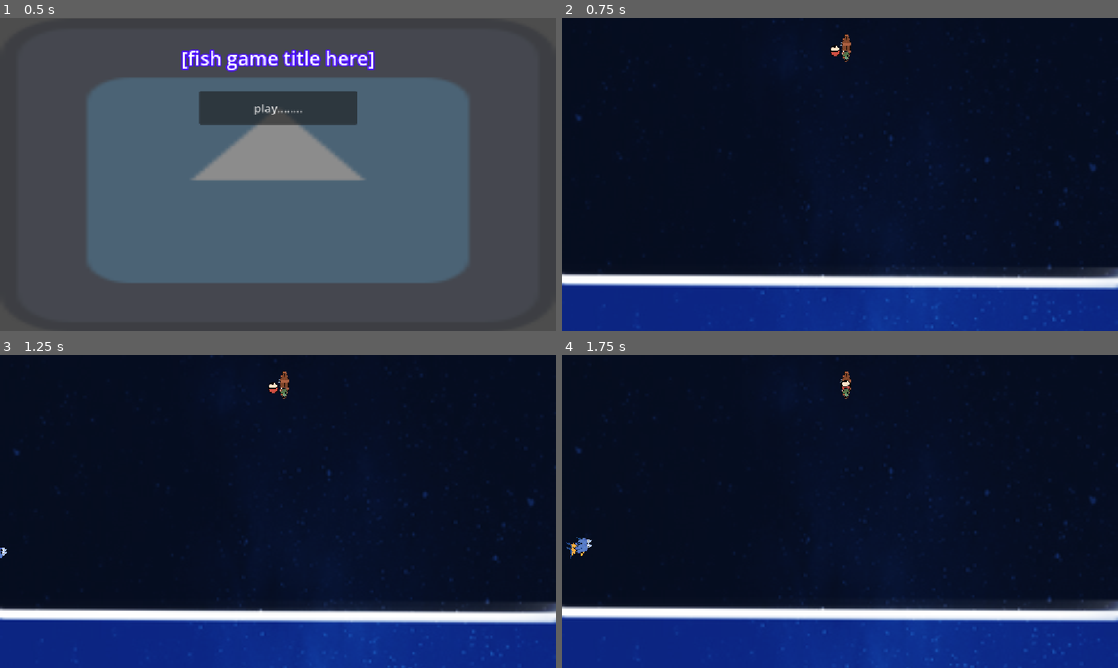
Above: before the commit, frames 1-4 (two rows, left to right).
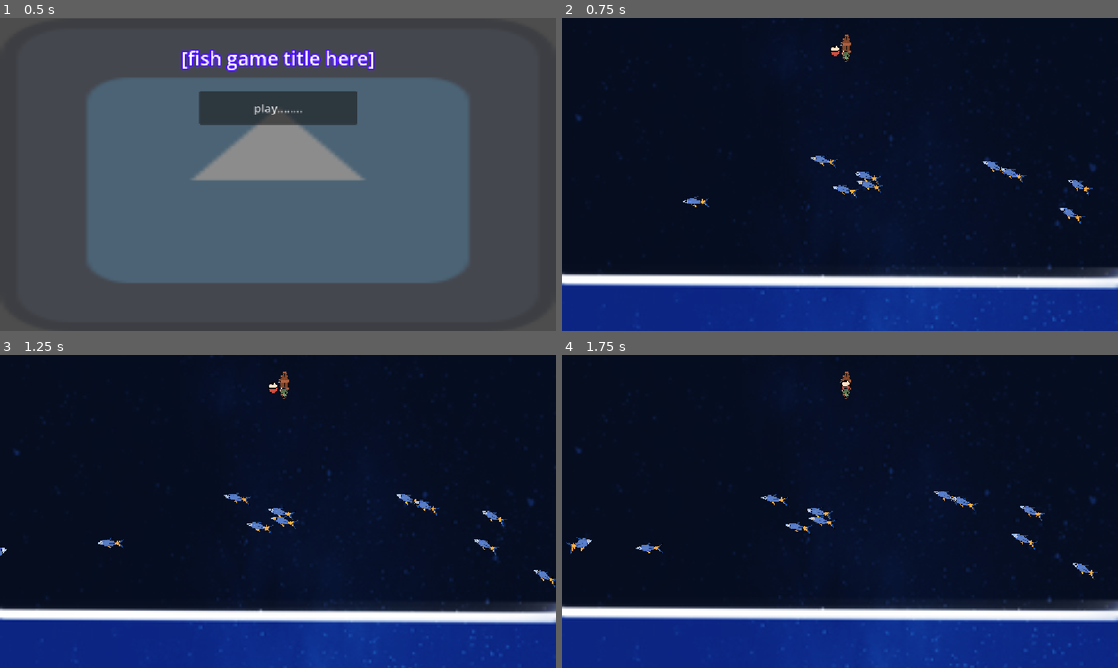
Above: after the commit, the same moments.

Repository: Logabe/fiiiiih
Game: Godot game, scene res://main_menu.tscn
Two runs of this game, one before a commit and one after it. Both use one fixed random seed, a clock stepped at 60 frames per second and the inputs below. The engine's default icon, where the game draws it, is replaced by a stand-in: a white triangle on a blue panel in a dark square.
Inputs (mouse positions are in pixels of both pictures, inside the frame that each line leads up to):
- Up to frame 1 (0.5 s): no input
- Up to frame 2 (0.75 s): click "play........" at 0.5 s
- Up to frame 3 (1.25 s): no input
- Up to frame 4 (1.75 s): tap Enter at 1.25 s; move the mouse to (962, 495) at 1.27 s; press the mouse at (962, 495) at 1.28 s; hold Right from 1.28 s (still down)

Frame 1 is identical in both runs. In frame 2, 0.7% of the frame differs, in the area x 21-96%, y 43-66%; in frame 3, 0.8%; in frame 4, 0.9%, in the area x 0-97%, y 43-72%.

Commit message:
wow wow gameplay!!

Diff:
--- a/boat.gd
+++ b/boat.gd
@@ -3,7 +3,7 @@
 var castOrigin
 var initialClickPos
 var isCastIntersectingFish
-var currentFish # the fish that's currently on the line
+var currentFish: Node # the fish that's currently on the line
 @onready var line: Line2D = $Line2D
 
 # Called when the node enters the scene tree for the first time.
@@ -13,6 +13,7 @@
 
 # Called every frame. 'delta' is the elapsed time since the previous frame.
 func _process(delta: float) -> void:
+	line.visible = Input.is_action_pressed("left_click")
 
 	if Input.is_action_just_pressed("left_click"):
 		initialClickPos = get_viewport().get_mouse_position()
@@ -28,10 +29,13 @@
 	elif Input.is_action_just_released("left_click"):
 		if isCastIntersectingFish == true:
 			var scene = preload("res://constellation/constellation.tscn").instantiate()
+			get_tree().paused = true
+			var biggie = currentFish.is_in_group("big_fish")
+			if biggie:
+				scene.pattern = scene.patterns["delphinus"]
 			add_sibling(scene)
 			scene.global_position = Vector2.ZERO
-			get_tree().paused = true
-			scene.won.connect(_on_game_won)
+			scene.won.connect(_on_game_won if biggie else close_game)
 			scene.lost.connect(close_game)
 
 func _on_cast_point_area_entered(area: Area2D) -> void:
@@ -45,6 +49,7 @@
 func _on_game_won():
 	var scene = preload("res://pop-up ui.tscn").instantiate()
 	add_sibling(scene)
+	await scene.visibility_changed
 	close_game()
 
 func close_game():
--- a/constellation/constellation.gd
+++ b/constellation/constellation.gd
@@ -13,21 +13,23 @@
 var added_counter = 0
 var connected_counter = 0
 
+var can_draw = false
 var center = Vector2(1152, 648) / 2
-var can_draw = false
+var pattern
 
 func _ready() -> void:
-	var pattern = patterns["delphinus"]
-	points = pattern.points.duplicate()
-	#for i in 5:
-		#points.append(Vector2(randf_range(-300, 300), randf_range(-300, 300)) + center)
+	if pattern:
+		points = pattern.points.duplicate()
+	else:
+		for i in 3 + int(sqrt(Globals.fish_caught)):
+			points.append(Vector2(randf_range(-300, 300), randf_range(-300, 300)) + center)
 
 	var tween = create_tween()
 	for point in points:
 		tween.tween_callback(add_point)
 		tween.tween_interval(delay)
 
-	if pattern.last_point != -1:
+	if pattern and pattern.last_point != -1:
 		tween.tween_callback(twinkle.bind(pattern.last_point))
 		points.append(points[pattern.last_point])
 	reel.add_point(get_global_mouse_position())
@@ -70,6 +72,7 @@
 			tween.tween_interval(0.5)
 			tween.tween_callback(won.emit)
 			tween.tween_callback(queue_free)
+			Globals.fish_caught += 1
 
 	elif node != stars[connected_counter-1]:
 		reel.default_color = Color.RED
--- a/constellation/npc fish.tscn
+++ b/constellation/npc fish.tscn
@@ -1,5 +1,6 @@
 [gd_scene format=3 uid="uid://bylfns1qqpyyd"]
 
+[ext_resource type="Script" uid="uid://cg8ws44cmk4o1" path="res://constellation/npc_fish.gd" id="1_i7d3o"]
 [ext_resource type="Texture2D" uid="uid://di03ipqr1y6q0" path="res://assets/default fish.webp" id="1_s0nb8"]
 
 [sub_resource type="CapsuleShape2D" id="CapsuleShape2D_t1rg7"]
@@ -7,6 +8,8 @@
 height = 504.0
 
 [node name="PathFollow2D" type="PathFollow2D" unique_id=2109637838]
+scale = Vector2(0.1, 0.1)
+script = ExtResource("1_i7d3o")
 
 [node name="Area2D" type="Area2D" parent="." unique_id=1221102824]
 collision_layer = 2
--- a/constellation/npc_fish.gd
+++ b/constellation/npc_fish.gd
@@ -1,11 +1,12 @@
 extends PathFollow2D
 
+var speed = 100
 
 # Called when the node enters the scene tree for the first time.
 func _ready() -> void:
-	pass # Replace with function body.
-
+	if speed < 0:
+		$Area2D/CollisionShape2D/Sprite2D.flip_h = true
 
 # Called every frame. 'delta' is the elapsed time since the previous frame.
 func _process(delta: float) -> void:
-	progress += (delta*100)
+	progress += (delta*speed)
--- a/dolphin.tscn
+++ b/dolphin.tscn
@@ -8,7 +8,7 @@
 
 [node name="PathFollow2D" type="PathFollow2D" unique_id=833807290]
 
-[node name="Area2D" type="Area2D" parent="." unique_id=2050170727]
+[node name="Area2D" type="Area2D" parent="." unique_id=2050170727 groups=["big_fish"]]
 rotation = 6.2831855
 scale = Vector2(-0.92, -1)
 collision_layer = 2
--- a/game.tscn
+++ b/game.tscn
@@ -9,6 +9,7 @@
 [ext_resource type="Script" uid="uid://cg8ws44cmk4o1" path="res://constellation/npc_fish.gd" id="4_fc0e3"]
 [ext_resource type="Texture2D" uid="uid://dd8stvvirhvg6" path="res://assets/bronana.png" id="4_ryrav"]
 [ext_resource type="PackedScene" uid="uid://cp7mv8t5wvaol" path="res://dolphin.tscn" id="5_j5wjh"]
+[ext_resource type="Script" uid="uid://deliax7l4afx4" path="res://spawner.gd" id="10_hve3p"]
 
 [sub_resource type="Curve2D" id="Curve2D_t1rg7"]
 _data = {
@@ -52,7 +53,6 @@
 position = Vector2(-74, 439)
 rotation = -0.38919544
 scale = Vector2(0.09374661, 0.13799703)
-script = ExtResource("4_fc0e3")
 
 [node name="Path2D" type="Path2D" parent="background" unique_id=2085426965]
 curve = SubResource("Curve2D_vef74")
@@ -110,12 +110,7 @@
 [node name="Path2D" type="Path2D" parent="Area2D2/CollisionShape2D2" unique_id=420509954]
 position = Vector2(-591, -11292)
 curve = SubResource("Curve2D_t1rg7")
-
-[node name="PathFollow2D" parent="Area2D2/CollisionShape2D2/Path2D" unique_id=535311910 instance=ExtResource("3_feb5d")]
-position = Vector2(-74, 439)
-rotation = -0.38919544
-scale = Vector2(0.09374661, 0.13799703)
-script = ExtResource("4_fc0e3")
+script = ExtResource("10_hve3p")
 
 [connection signal="area_entered" from="Area2D/CollisionShape2D/cast origin/cast point" to="Area2D/CollisionShape2D" method="_on_cast_point_area_entered"]
 [connection signal="area_exited" from="Area2D/CollisionShape2D/cast origin/cast point" to="Area2D/CollisionShape2D" method="_on_cast_point_area_exited"]
--- /dev/null
+++ b/globals.gd
@@ -0,0 +1,3 @@
+extends Node
+
+var fish_caught = 0
--- a/pop-up ui.tscn
+++ b/pop-up ui.tscn
@@ -59,6 +59,8 @@
 }
 
 [node name="PopUpUi" type="Node2D" unique_id=465276927]
+process_mode = 3
+z_index = 20
 script = ExtResource("1_li60o")
 
 [node name="ColorRect" type="TextureRect" parent="." unique_id=1978852124 node_paths=PackedStringArray("flip", "info_card")]
--- a/project.godot
+++ b/project.godot
@@ -15,6 +15,10 @@
 config/features=PackedStringArray("4.7", "GL Compatibility")
 config/icon="res://icon.svg"
 
+[autoload]
+
+Globals="*uid://cf6jdeecnfeco"
+
 [display]
 
 window/stretch/mode="canvas_items"
@@ -22,6 +26,10 @@
 [editor_plugins]
 
 enabled=PackedStringArray("res://addons/godot_super-wakatime/plugin.cfg")
+
+[global_group]
+
+big_fish="big fisshies"
 
 [input]
 
--- /dev/null
+++ b/spawner.gd
@@ -0,0 +1,14 @@
+extends Path2D
+
+const OFFSET_RANGE = 500
+# Called when the node enters the scene tree for the first time.
+func _ready() -> void:
+	var prefab = preload("res://constellation/npc fish.tscn")
+	var mult = 1
+	if randf() > 0.5: mult = -1
+	for i in 10:
+		var node = prefab.instantiate()
+		node.speed *= mult
+		node.get_child(0).position.y = randf_range(-OFFSET_RANGE, OFFSET_RANGE)
+		add_child(node)
+		node.progress_ratio = randf()
Not shown, added: globals.gd.uid
Not shown, added: spawner.gd.uid
